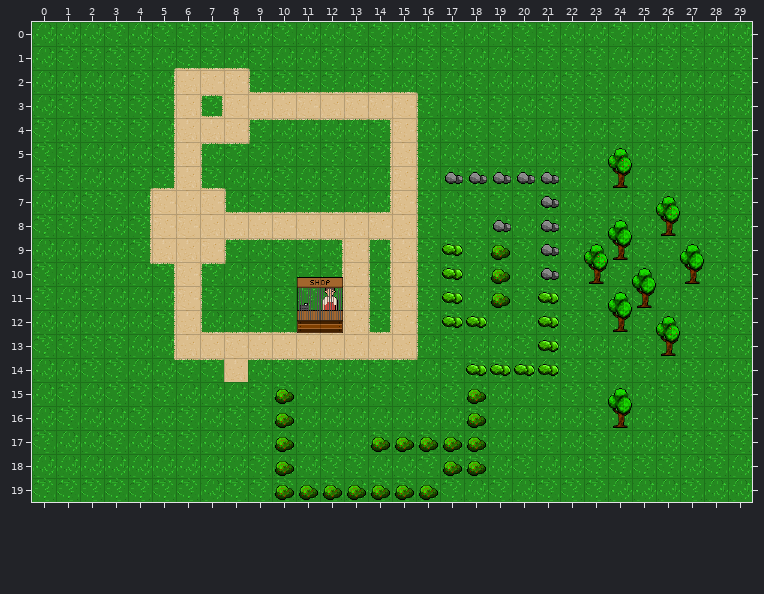
Level history. Tiled map: tiled/human.tmx. The first picture shows the starting point.
Cells are 32x32 px. Shown: x 0..29, y 0..19. Tiles whose own drawing changed are shown in their newer look in all pictures.
After the commit:
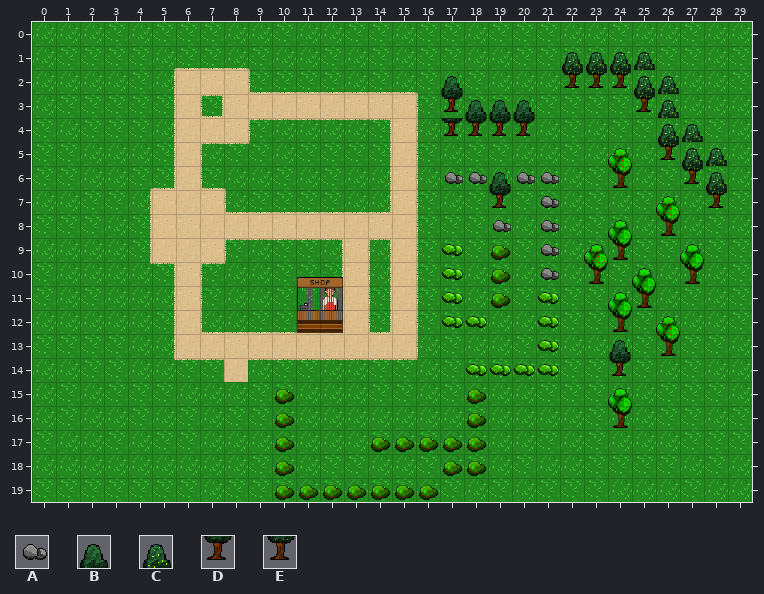
Key: from "human": A 33, B 51, C 52, D 62, E 63.
_ is an empty cell.
Changes in this commit:
Layer "Obstacles":
Tile A gives way to tile B in row 6 at x 19.
The edit adds tile B in row 2 at x 17; in row 3 at x 18 to 20; in row 13 at x 24.
The edit adds tile C in row 1 at x 22 to 25; in row 2 at x 25 to 26; in row 3 at x 26; in row 4 at x 26 to 27; in row 5 at x 27 to 28; in row 6 at x 28.
The edit adds tile D in row 3 at x 17; in row 4 at x 17 to 20; in row 7 at x 19; in row 14 at x 24.
The edit adds tile E in row 2 at x 22 to 24; in row 3 at x 25; in row 5 at x 26; in row 6 at x 27; in row 7 at x 28.
Changed places in both pictures, as pixel boxes (x1, y1, x2, y2):
added: (562, 52, 727, 208)
added: (441, 76, 535, 136)
changed: (489, 172, 511, 208)
added: (609, 340, 631, 376)
